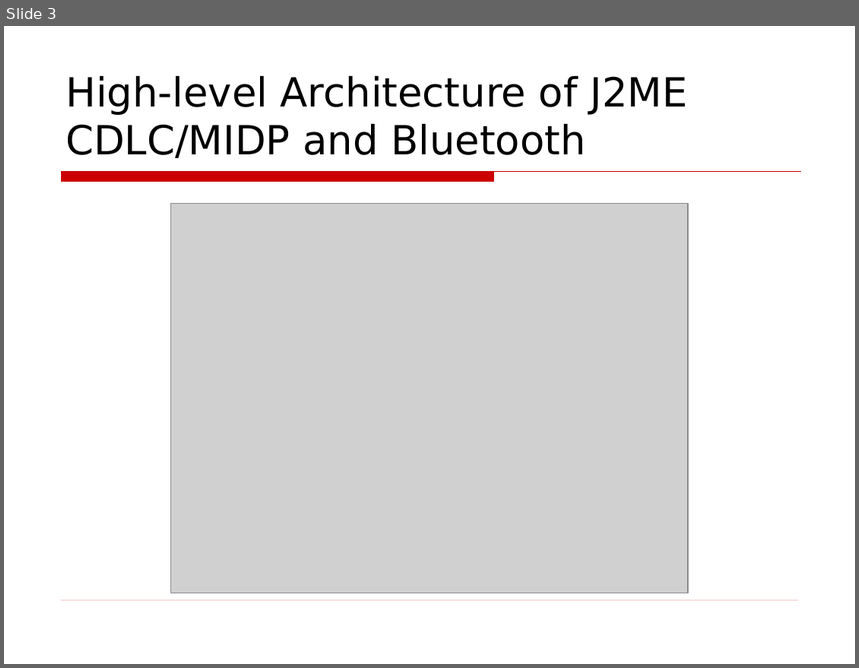
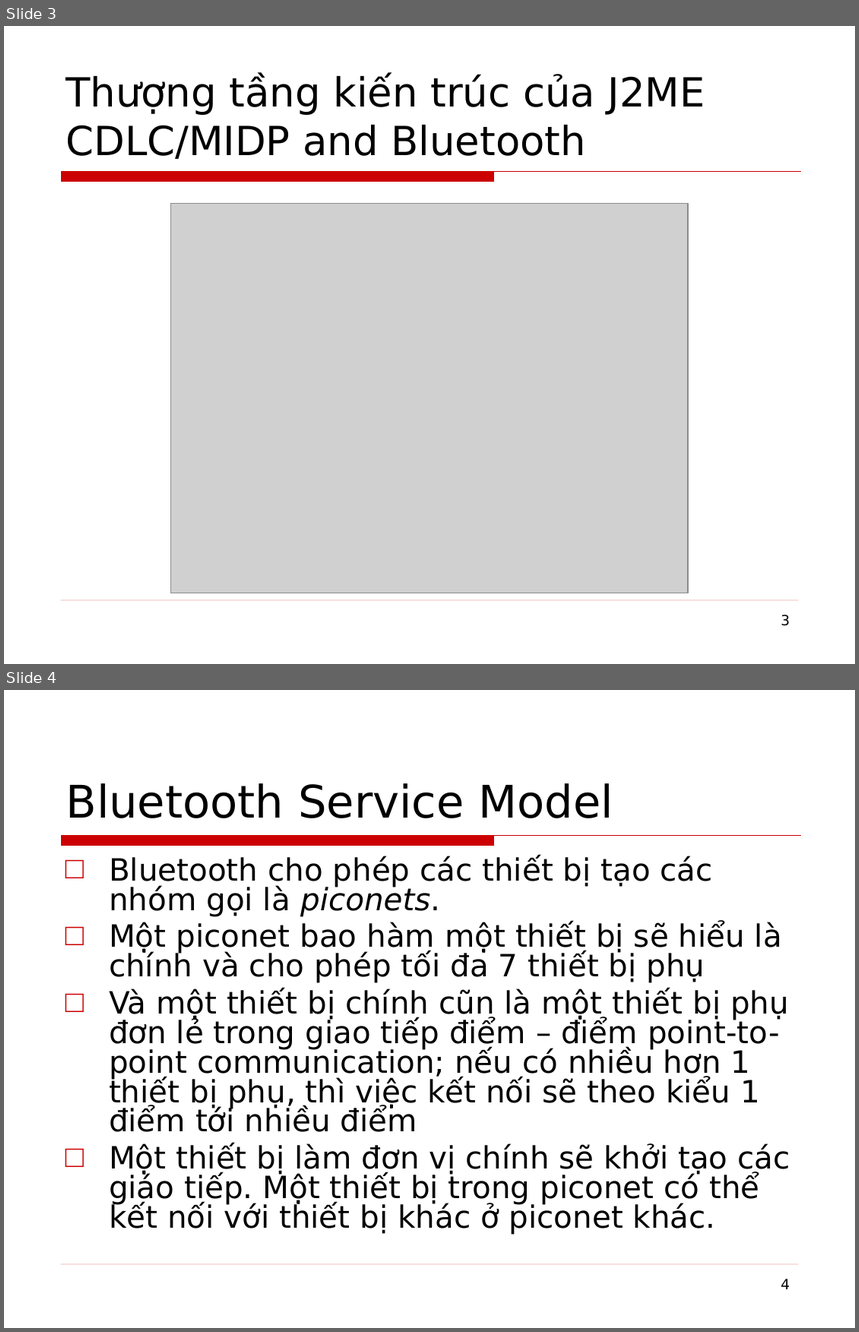
Before and after one commit to phamtuanchip/labs, a slide deck: M1304M-C1304M/j2me/slides/Session12.ppt. Shown one above the other, each under a label of ours: slide 3 before the commit, slides 3 and 4 after it. The pictures are 859x668 and 859x1332 pixels, drawn with LibreOffice and Linux fonts; fonts in the diff are those of the drawing; grey boxes stand for pictures; background and template pictures are left out. Boxes give left, top, right and bottom in pixels: in the first picture for what was removed or moved away, otherwise in the second. Text is boxed around its words. In the diff, an @@ line names an element or a change of style, - is before the commit and + after.

Commit message:
add bluetooth example

```diff
--- a/M1304M-C1304M/j2me/slides/Session12.ppt
+++ b/M1304M-C1304M/j2me/slides/Session12.ppt
@@ slide 4 added at <box>4,690,855,1328</box>, background picture (left out); not listed: 2 template elements that a slide beside it also shows @@
@@ title added at <box>66,783,613,818</box>, 38 pt, text #000000 @@
+Bluetooth Service Model
@@ text added at <box>109,856,790,1235</box>, 26 pt, text #000000 @@
+□ Bluetooth cho phép các thiết bị tạo các nhóm gọi là piconets.
+□ Một piconet bao hàm một thiết bị sẽ hiểu là chính và cho phép tối đa 7 thiết bị phụ
+□ Và một thiết bị chính cũn là một thiết bị phụ đơn lẻ trong giao tiếp điểm – điểm point-to-point communication; nếu có nhiều hơn 1 thiết bị phụ, thì việc kết nối sẽ theo kiểu 1 điểm tới nhiều điểm
+□ Một thiết bị làm đơn vị chính sẽ khởi tạo các giáo tiếp. Một thiết bị trong piconet có thể kết nối với thiết bị khác ở piconet khác.
@@ page number added at <box>781,1279,790,1290</box>, 12 pt, text #000000 @@
+4
@@ slide 3 changed as well @@
@@ title at <box>66,75,705,159</box>: text changed @@
-High-level Architecture of J2ME CDLC/MIDP and Bluetooth
+Thượng tầng kiến trúc của J2ME CDLC/MIDP and Bluetooth
@@ page number at <box>781,615,790,626</box>: text colour #FFFFFF to #000000 @@
```
Also in this commit, not shown: 8 other slides changed, 7 other slides added, 8 slides removed, 49 other files.
